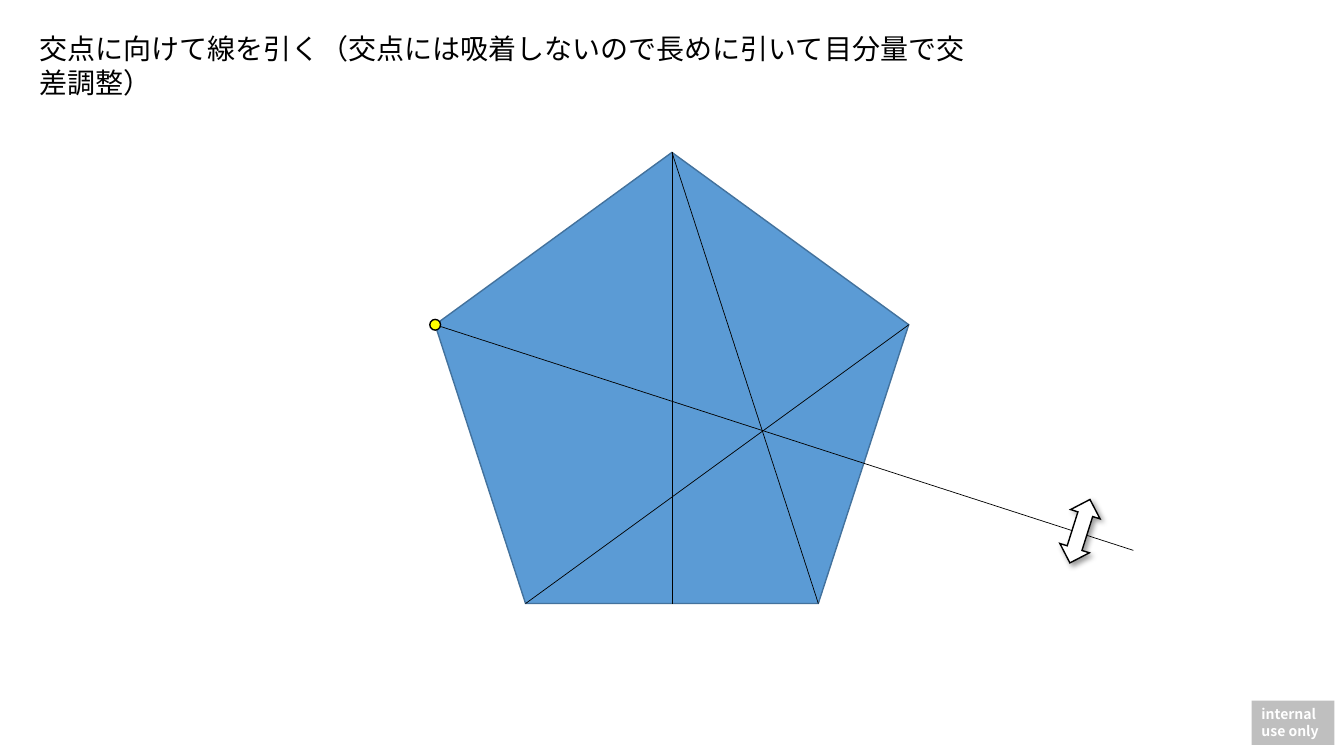
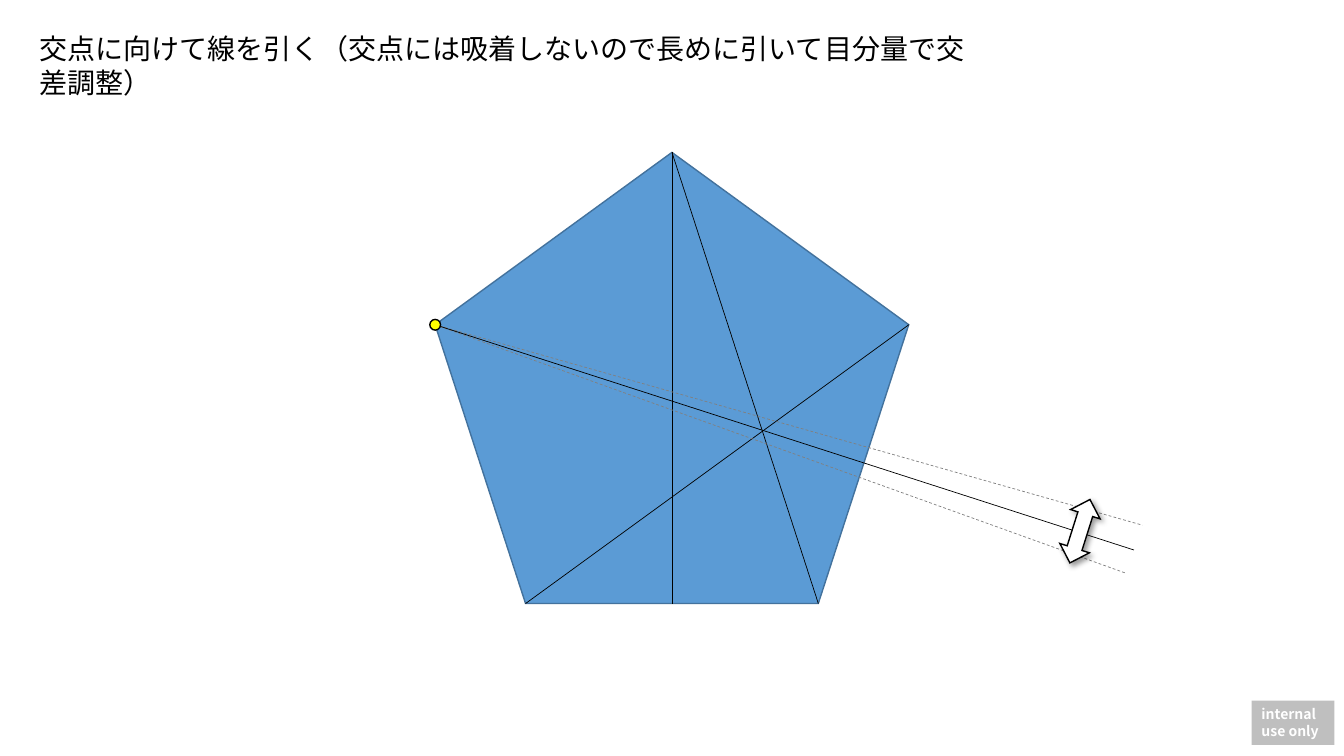
Before and after one commit to nakayama-kazuki/2021, a slide deck: slide 12 of pptx/pentagon.pptx. Drawn at 1344x756 pixels with LibreOffice and Linux fonts; fonts in the diff are those of the drawing. Boxes give left, top, right and bottom in pixels: in the first picture for what was removed or moved away, otherwise in the second. Text is boxed around its words. In the diff, an @@ line names an element or a change of style, - is before the commit and + after.

Commit message:
fixed

```diff
--- a/pptx/pentagon.pptx
+++ b/pptx/pentagon.pptx
@@ line added from (436, 325) to (1126, 574), #808080 0.5 pt dashed @@
@@ line added from (436, 325) to (1142, 525), #808080 0.5 pt dashed @@
```
